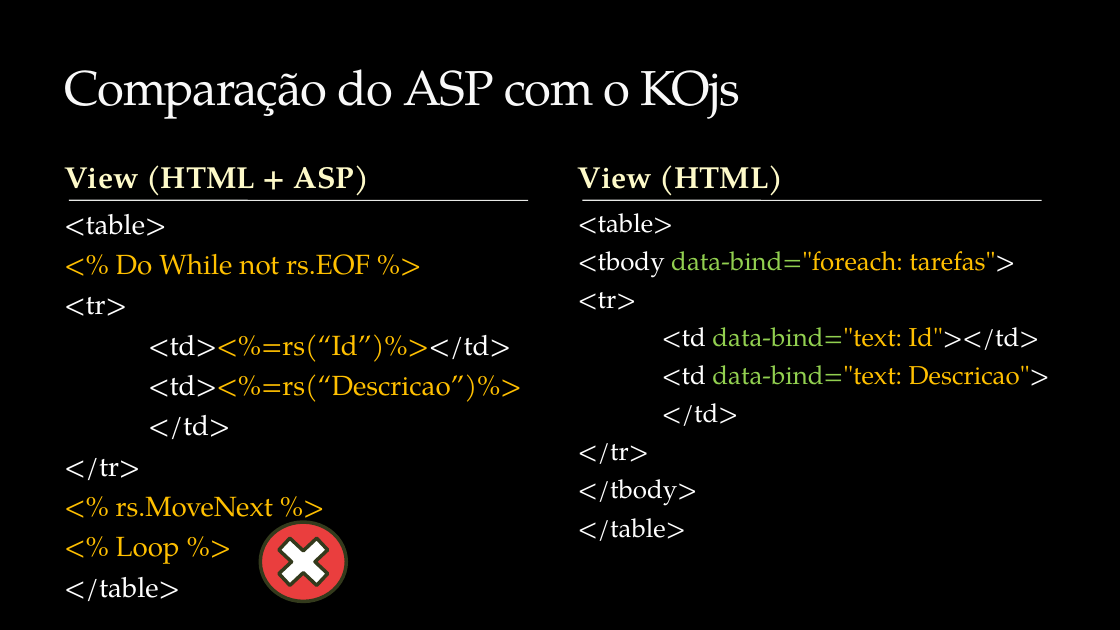
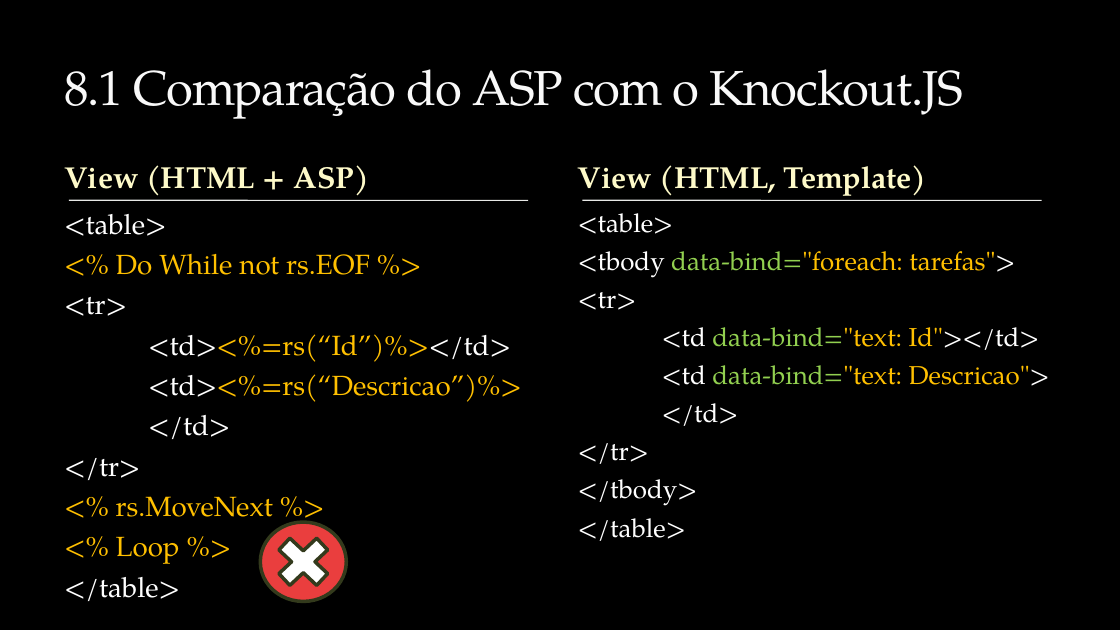
Before and after one commit to rodrigolessa/Sample.Kadastro.Knockout, a slide deck: slide 17 of Apresentacao.Knockout.JS/Knockout.JS.2014.04.pptx (slide 14 before the commit). Drawn at 1120x630 pixels with LibreOffice and Linux fonts; fonts in the diff are those of the drawing; background and template pictures are left out. Boxes give left, top, right and bottom in pixels: in the first picture for what was removed or moved away, otherwise in the second. Text is boxed around its words. In the diff, an @@ line names an element or a change of style, - is before the commit and + after.

```diff
--- a/Apresentacao.Knockout.JS/Knockout.JS.2014.04.pptx
+++ b/Apresentacao.Knockout.JS/Knockout.JS.2014.04.pptx
@@ title at (64,69,963,119): text changed @@
-Comparação do ASP com o KOjs
+8.1 Comparação do ASP com o Knockout.JS
@@ text at (578,165,927,200): text changed @@
-View (HTML)
+View (HTML, Template)
```
Also in this commit, not shown: 10 other slides changed, 3 slides added, 3 other files.
